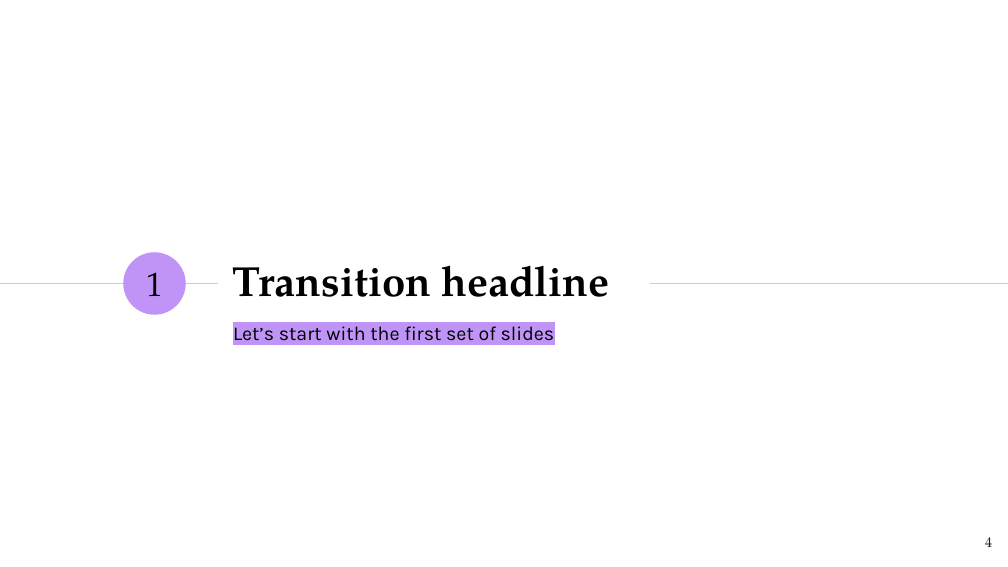
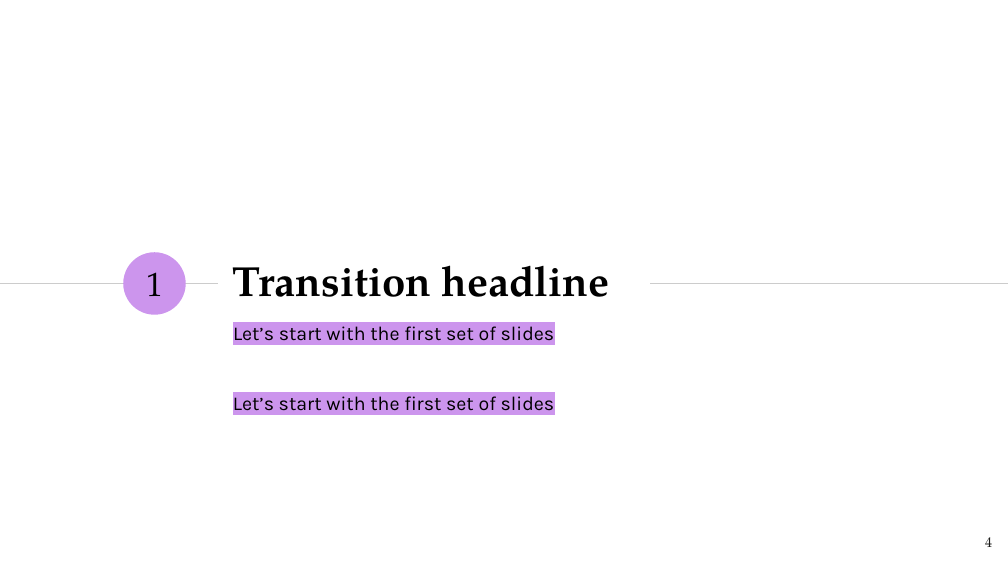
Before and after one commit to NILGroup/TFG-1920-DiscapacidadVisual, a slide deck: slide 4 of Defensa/Viola · SlidesCarnival.pptx. Drawn at 1008x567 pixels with LibreOffice and Linux fonts; fonts in the diff are those of the drawing. Boxes give left, top, right and bottom in pixels: in the first picture for what was removed or moved away, otherwise in the second. Text is boxed around its words. In the diff, an @@ line names an element or a change of style, - is before the commit and + after.

```diff
--- a/Defensa/Viola · SlidesCarnival.pptx
+++ b/Defensa/Viola · SlidesCarnival.pptx
@@ subtitle "Let’s start with the first ..." at [233,326,555,346]: highlight #C094F6 to #CC95ED @@
@@ text added at [233,396,555,416], 14 pt, text #000000 @@
+Let’s start with the first set of slides
```
Also in this commit, not shown: 27 other slides changed, 13 slides added, 2 slides removed, 2 other files.
